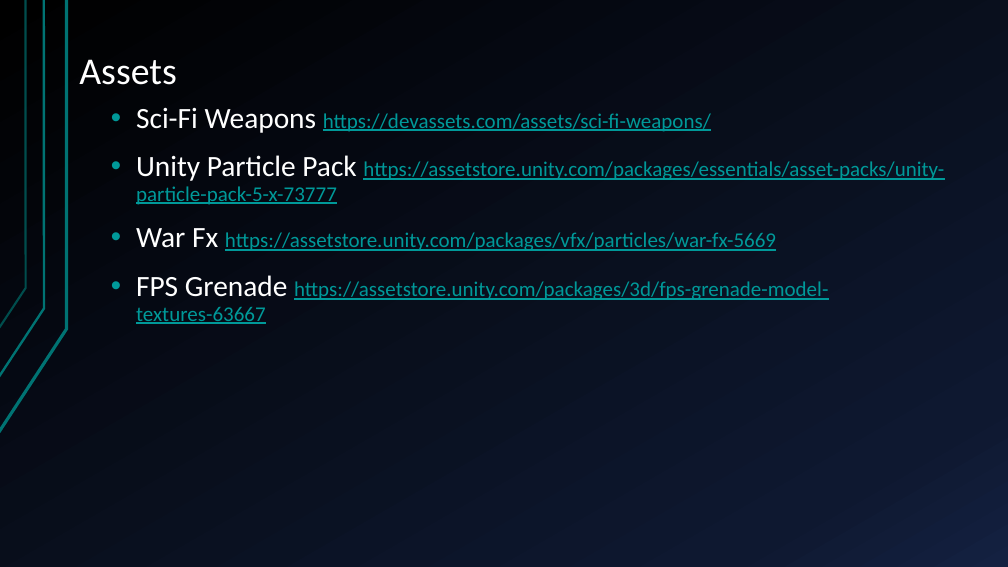
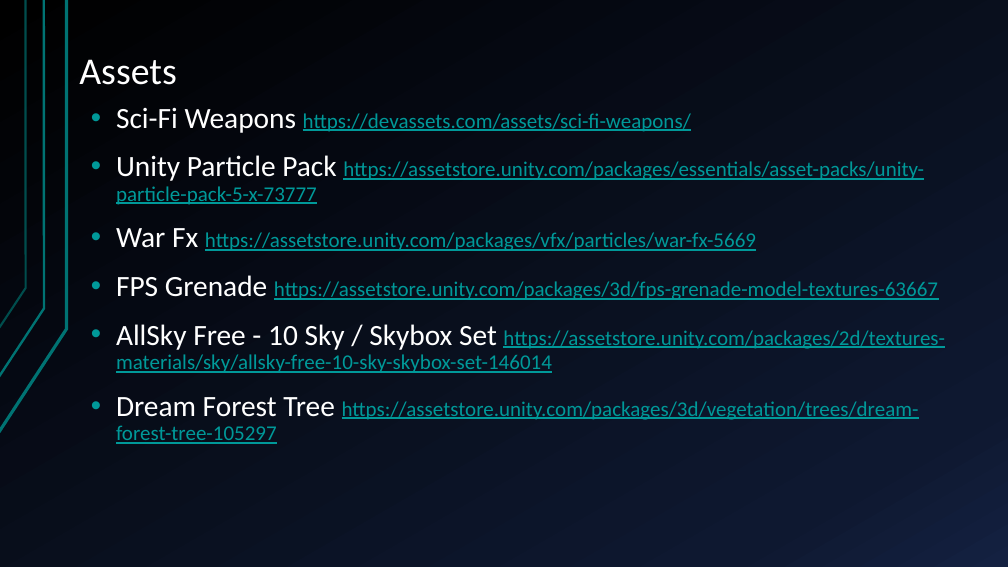
Before and after one commit to KyriacosP/FPS-Game, a slide deck: slide 6 of MineForest.pptx (slide 5 before the commit). Drawn at 1008x567 pixels with LibreOffice and Linux fonts; fonts in the diff are those of the drawing. Boxes give left, top, right and bottom in pixels: in the first picture for what was removed or moved away, otherwise in the second. Text is boxed around its words. In the diff, an @@ line names an element or a change of style, - is before the commit and + after.

Commit message:
PPT update

```diff
--- a/MineForest.pptx
+++ b/MineForest.pptx
@@ text "Sci-Fi Weapons https://devassets.com/assets/sci-fi-weapons/": place and size @@
-text "Sci-Fi Weapons https://devassets.com/assets/sci-fi-weapons/" at (136, 107, 944, 324)
+text "Sci-Fi Weapons https://devassets.com/assets/sci-fi-weapons/" at (116, 107, 945, 444)
@@ text at (116, 324, 945, 444): paragraphs added @@
+• AllSky Free - 10 Sky / Skybox Set https://assetstore.unity.com/packages/2d/textures-materials/sky/allsky-free-10-sky-skybox-set-146014
+• Dream Forest Tree https://assetstore.unity.com/packages/3d/vegetation/trees/dream-forest-tree-105297
```
Also in this commit, not shown: 1 slide added.
